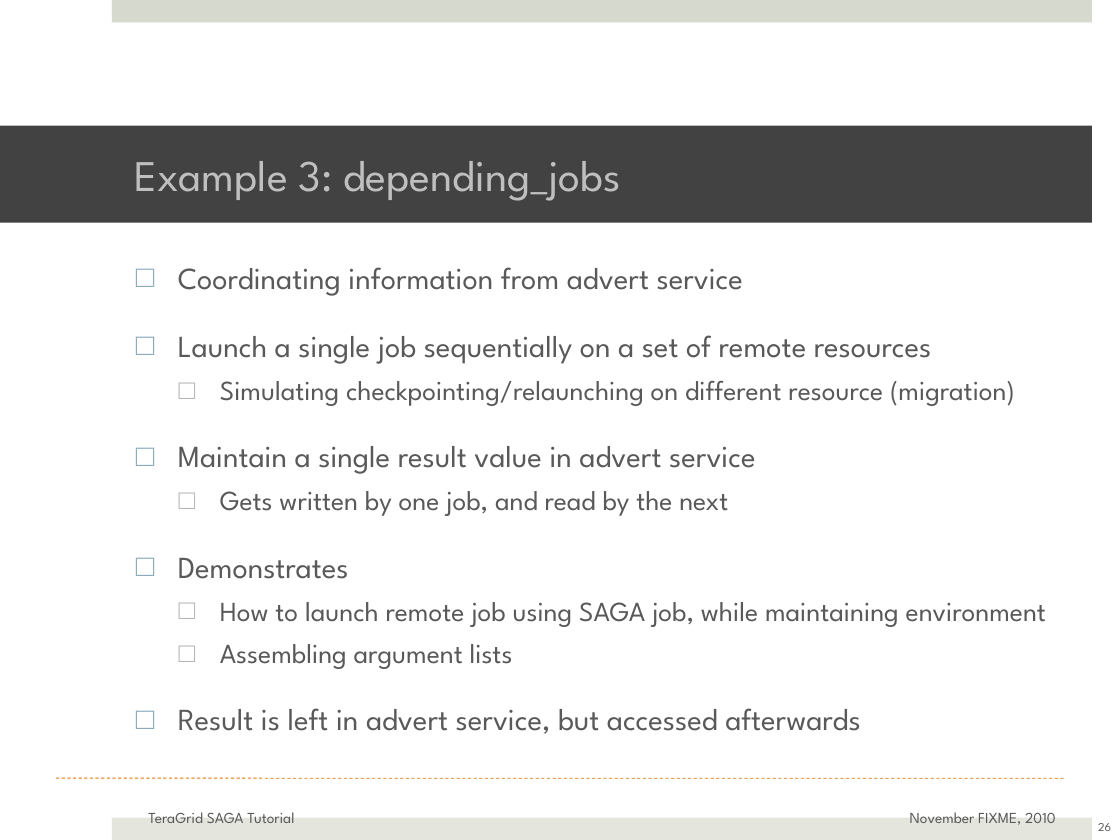
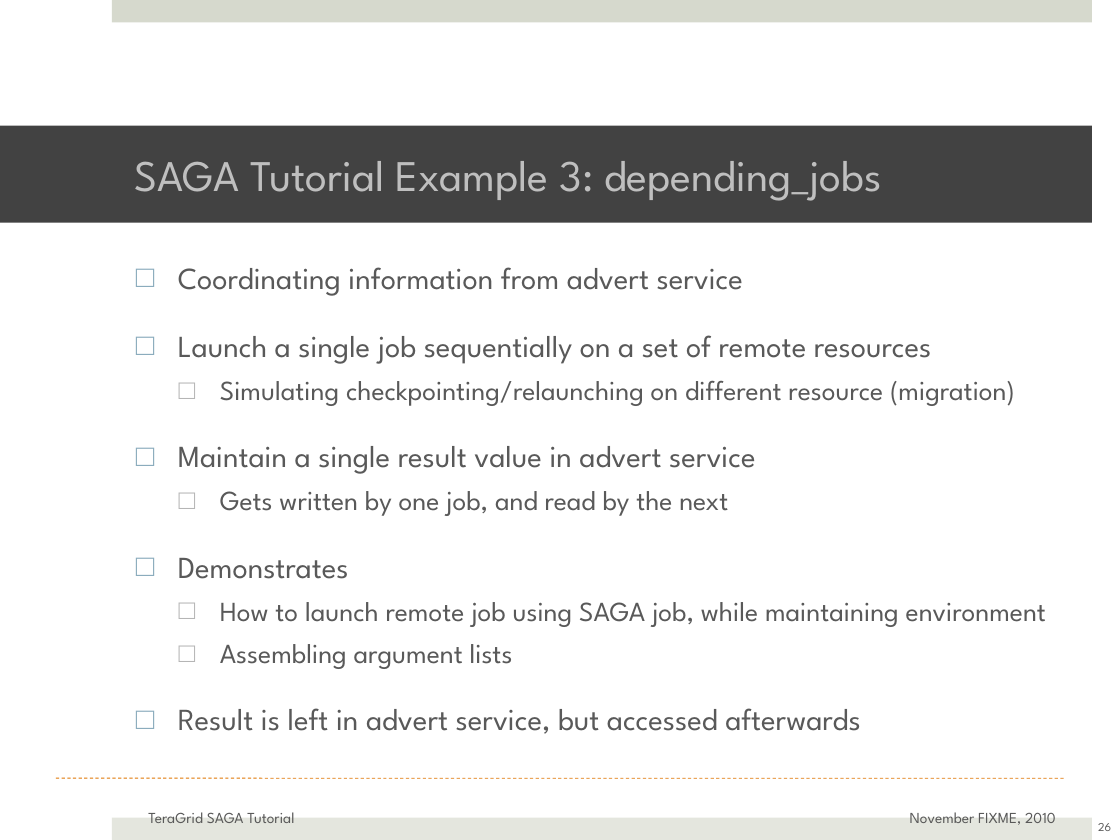
Before and after one commit to saga-project/saga-cpp-legacy-projects, a slide deck: slide 26 of tutorial/general_tutorial/SAGA-API-levels.pptx. Drawn at 1120x840 pixels with LibreOffice and Linux fonts; fonts in the diff are those of the drawing; background and template pictures are left out. Boxes give left, top, right and bottom in pixels: in the first picture for what was removed or moved away, otherwise in the second. Text is boxed around its words. In the diff, an @@ line names an element or a change of style, - is before the commit and + after.

Commit message:
Lots of small fixes (read updates) in Hartmut's Section   But lots left to do (for Hartmut)
  Minor update in SAGA-Intro-Conclusion.pptx

```diff
--- a/tutorial/general_tutorial/SAGA-API-levels.pptx
+++ b/tutorial/general_tutorial/SAGA-API-levels.pptx
@@ title at [134, 161, 882, 201]: text changed @@
-Example 3: depending_jobs
+SAGA Tutorial Example 3: depending_jobs
```
Also in this commit, not shown: 6 other slides changed, 1 other file.
